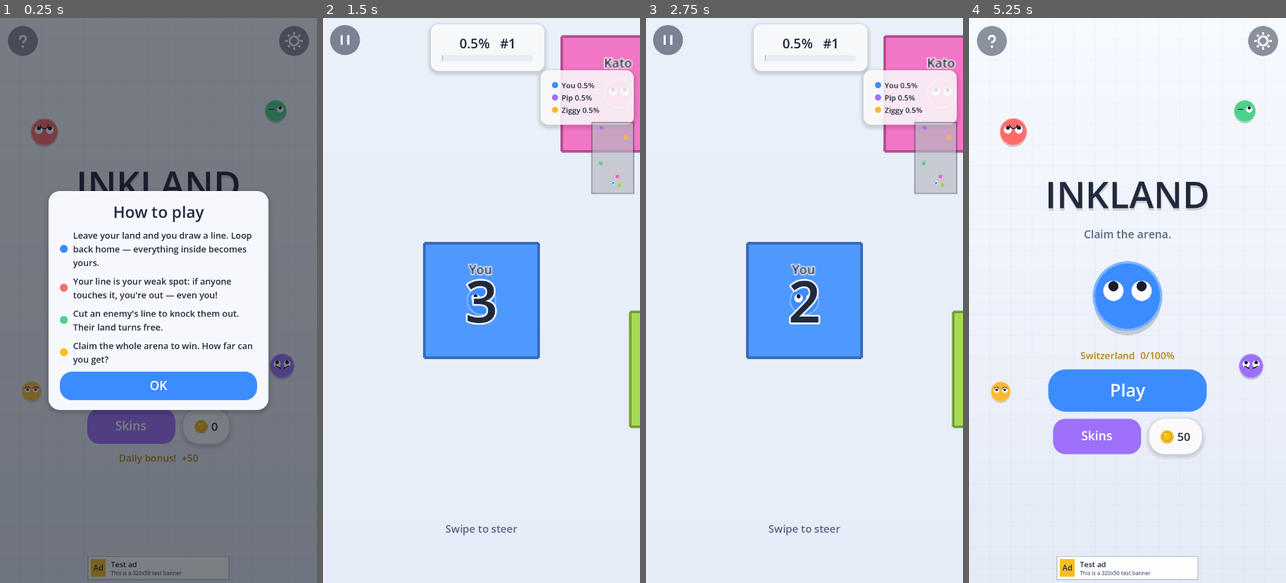
Above: before the commit, frames 1-4 (left to right).
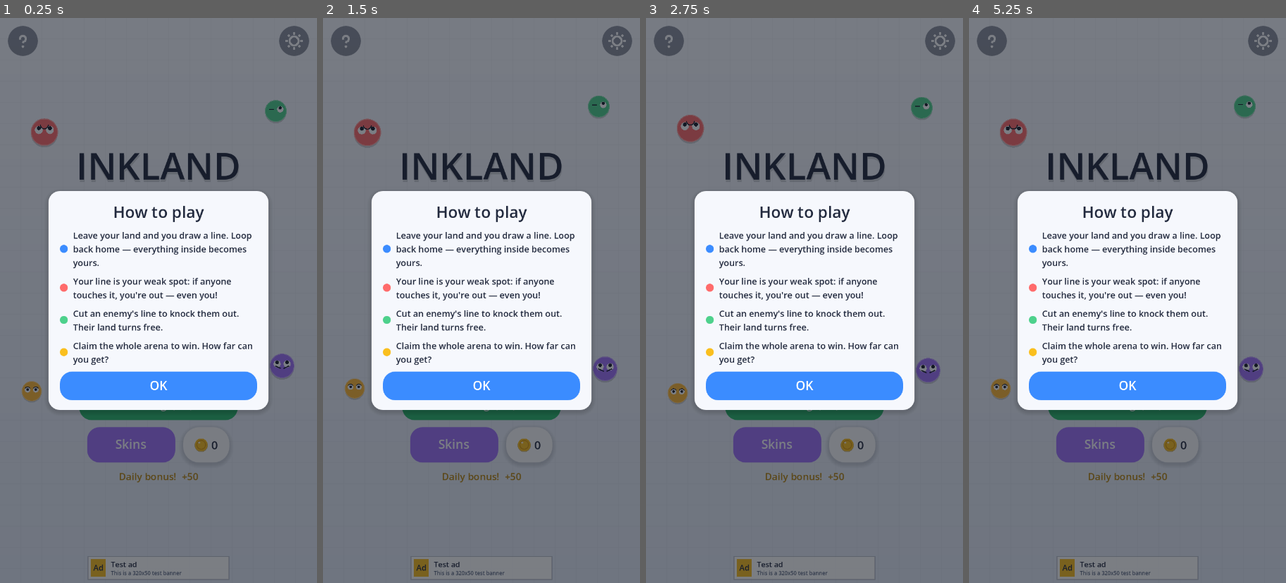
Above: after the commit, the same moments.

Repository: Tourist105/inkland
Game: Godot game, scene res://scenes/Home.tscn
The game is run twice, just before and just after one commit, with the same random seed, the same clock (stepped at 60 frames per second) and the same inputs.
Inputs (mouse positions are in pixels of both pictures, inside the frame that each line leads up to; where the layout moved, square brackets give the same spot in the first picture):
- Up to frame 1 (0.25 s): no input
- Up to frame 2 (1.5 s): click "Play" at 0.5 s; click "Play" at 1.25 s
- Up to frame 3 (2.75 s): click (804, 407) [668, 40] at 2 s
- Up to frame 4 (5.25 s): click (1127, 407) [991, 40] at 2.75 s; click (1127, 385) [991, 40] at 3.5 s; click (991, 40) at 4.27 s; click (1127, 334) at 5 s, where only the run before the commit has a clickable "Menu"

The runs differ from the first frame. In frame 1, 3.9% of the frame differs, in the area x 25-76%, y 23-83%; in frame 2, 85%, in the area x 0-100%, y 0-100%; in frame 3, 85%; in frame 4, 80%.

Commit message:
Rewarded 'Start big' (paper.io x5-style): watch ad -> next round starts with a big claim
22-locale key; consumed once by the arena spawn.

Co-Authored-By: Claude Fable 5 <noreply@anthropic.com>

Diff:
--- a/assets/translations/strings.csv
+++ b/assets/translations/strings.csv
@@ -36,3 +36,4 @@
 T_HINT_STEER,"Swipe to steer","Wische zum Lenken","Glisse pour diriger","Scorri per guidare","Desliza para girar","Desl …(410 unchanged characters)…
 T_DAILY,"Daily bonus!","Tagesbonus!","Bonus quotidien !","Bonus giornaliero!","¡Bono diario!","Bônus diário!","Dagelijk …(269 unchanged characters)…
 T_CONQUERED,"Conquered: %s!","Erobert: %s!","Conquis : %s !","Conquistato: %s!","¡Conquistado: %s!","Conquistado: %s!", …(261 unchanged characters)…
+T_START_BIG,"Start big","Gross starten","Départ en grand","Parti in grande","Empieza en grande","Comece grande","Groot beginnen","Zacznij z rozmachem","Büyük başla","Začni ve velkém","Začni vo veľkom","Starta stort","Start stort","Start stort","Aloita isosti","Kezdj nagyban","Începe în forță","Начни с размахом","Почни з розмахом","Ξεκίνα στα μεγάλα","Mulai besar","Khởi đầu lớn"
--- a/scripts/Arena.gd
+++ b/scripts/Arena.gd
@@ -189,8 +189,13 @@
 	p.going_home = false
 	p.plan.clear()
 	p.trail.clear()
-	for y in range(p.home.y - START_RADIUS, p.home.y + START_RADIUS + 1):
-		for x in range(p.home.x - START_RADIUS, p.home.x + START_RADIUS + 1):
+	var rad := START_RADIUS
+	if p.is_human and Game.start_boost:
+		rad = 5                        # rewarded "start big" (~5x area)
+		Game.start_boost = false
+		Game.save_state()
+	for y in range(p.home.y - rad, p.home.y + rad + 1):
+		for x in range(p.home.x - rad, p.home.x + rad + 1):
 			if in_bounds(x, y):
 				grid[idx(x, y)] = p.id
 
--- a/scripts/Game.gd
+++ b/scripts/Game.gd
@@ -47,6 +47,7 @@
 var locale := ""            # "" = follow system
 var last_bonus_day := ""
 var seen_help := false
+var start_boost := false   # next round starts with a big claim (rewarded)
 var country_idx := 0
 var country_fill := 0.0
 
--- a/scripts/Home.gd
+++ b/scripts/Home.gd
@@ -92,6 +92,21 @@
 		Ads.hide_banner()
 		get_tree().change_scene_to_file("res://scenes/Main.tscn"))
 	col.add_child(play)
+
+	if Ads.rewarded_ready():
+		var boost := Button.new()
+		boost.text = tr("T_START_BIG") + "  (AD)"
+		Ui.style_button(boost, Color(0.16, 0.72, 0.42), 24)
+		boost.custom_minimum_size = Vector2(360, 68)
+		boost.size_flags_horizontal = Control.SIZE_SHRINK_CENTER
+		boost.pressed.connect(func() -> void:
+			Sfx.play("click")
+			Ads.show_rewarded(func() -> void:
+				Game.start_boost = true
+				Game.save_state()
+				Ads.hide_banner()
+				get_tree().change_scene_to_file("res://scenes/Main.tscn")))
+		col.add_child(boost)
 
 	var row := HBoxContainer.new()
 	row.alignment = BoxContainer.ALIGNMENT_CENTER
Binary file changed: assets/translations/strings.cs.translation
Binary file changed: assets/translations/strings.da.translation
Binary file changed: assets/translations/strings.de.translation
Binary file changed: assets/translations/strings.el.translation
Binary file changed: assets/translations/strings.en.translation
Binary file changed: assets/translations/strings.es.translation
Binary file changed: assets/translations/strings.fi.translation
Binary file changed: assets/translations/strings.fr.translation
Binary file changed: assets/translations/strings.hu.translation
Binary file changed: assets/translations/strings.id.translation
Binary file changed: assets/translations/strings.it.translation
Binary file changed: assets/translations/strings.nb.translation
(and 10 more such lines)
